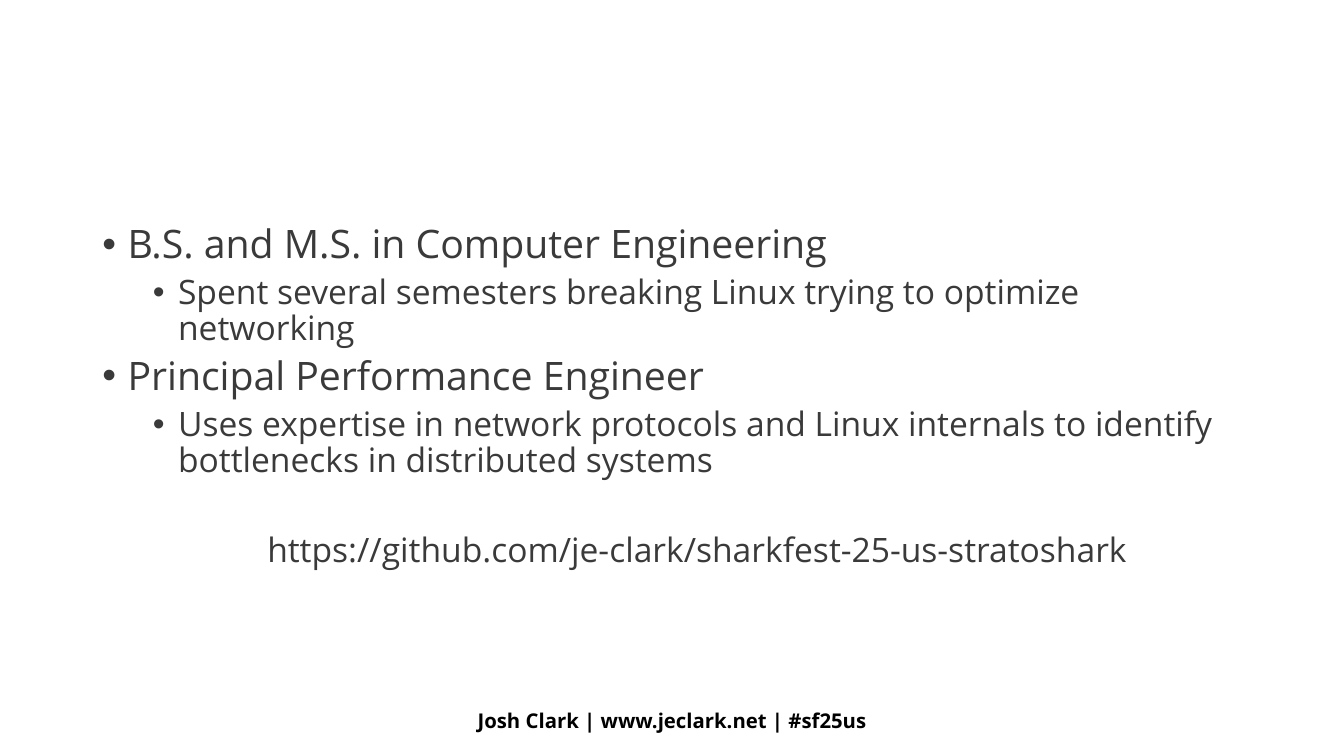
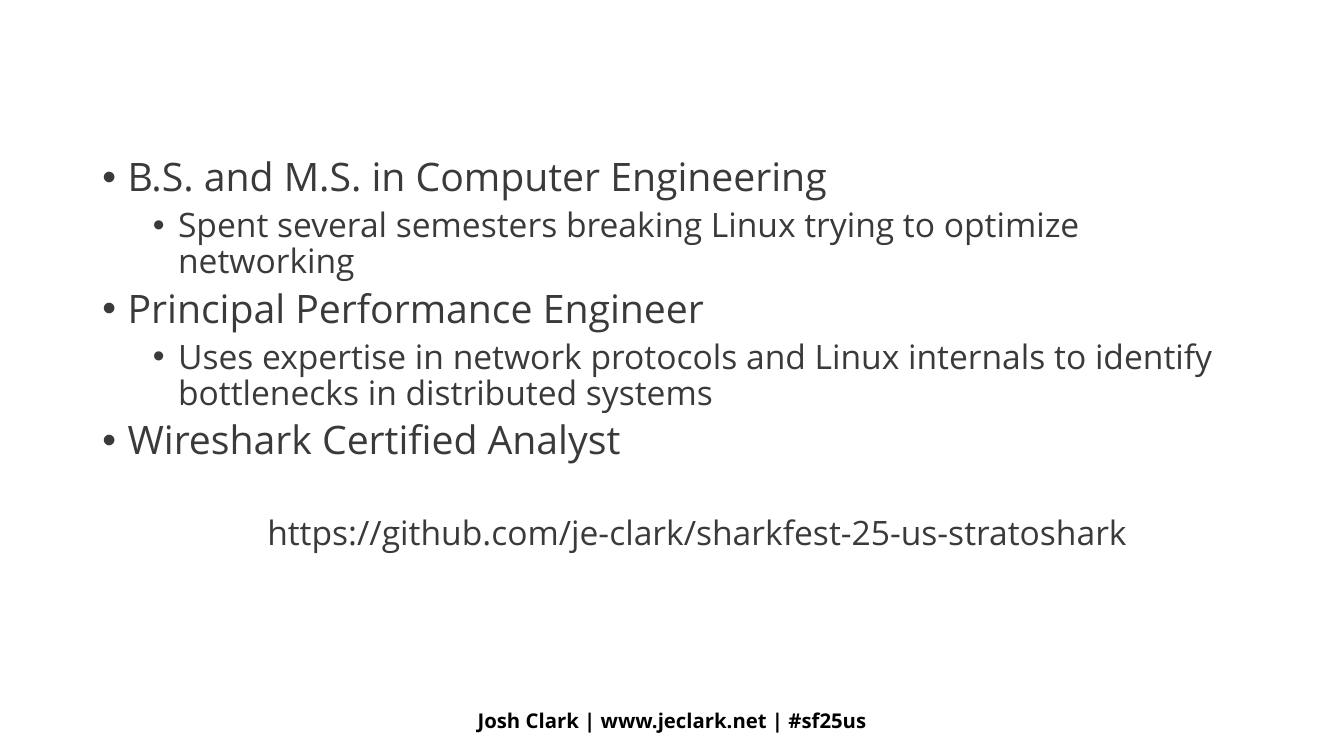
Before and after one commit to je-clark/sharkfest-25-us-stratoshark, a slide deck: slide 3 of syscall_spelunker_slides.pptx. Drawn at 1344x756 pixels with LibreOffice and Linux fonts; fonts in the diff are those of the drawing; background and template pictures are left out. Boxes give left, top, right and bottom in pixels: in the first picture for what was removed or moved away, otherwise in the second. Text is boxed around its words. In the diff, an @@ line names an element or a change of style, - is before the commit and + after.

```diff
--- a/syscall_spelunker_slides.pptx
+++ b/syscall_spelunker_slides.pptx
@@ text "B.S. and M.S. in Computer ...": place and size @@
-text "B.S. and M.S. in Computer ..." at bbox=[128, 228, 1212, 570]
+text "B.S. and M.S. in Computer ..." at bbox=[128, 161, 1212, 553]
@@ text at bbox=[128, 424, 621, 464]: paragraph added @@
+• Wireshark Certified Analyst
```
Also in this commit, not shown: 4 other slides changed, 1 other file.
